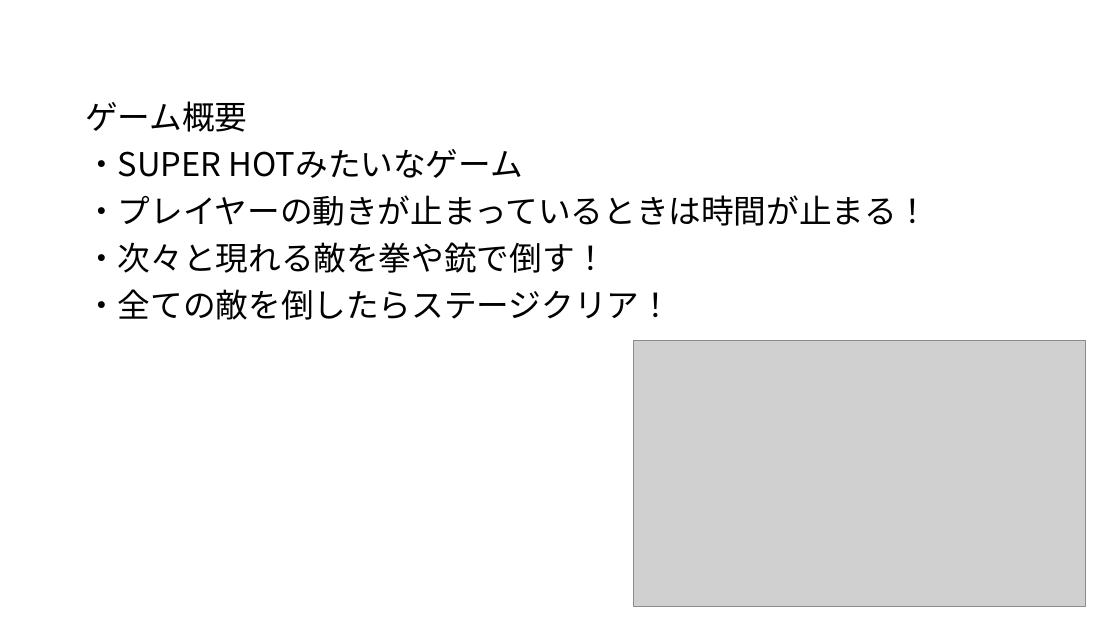
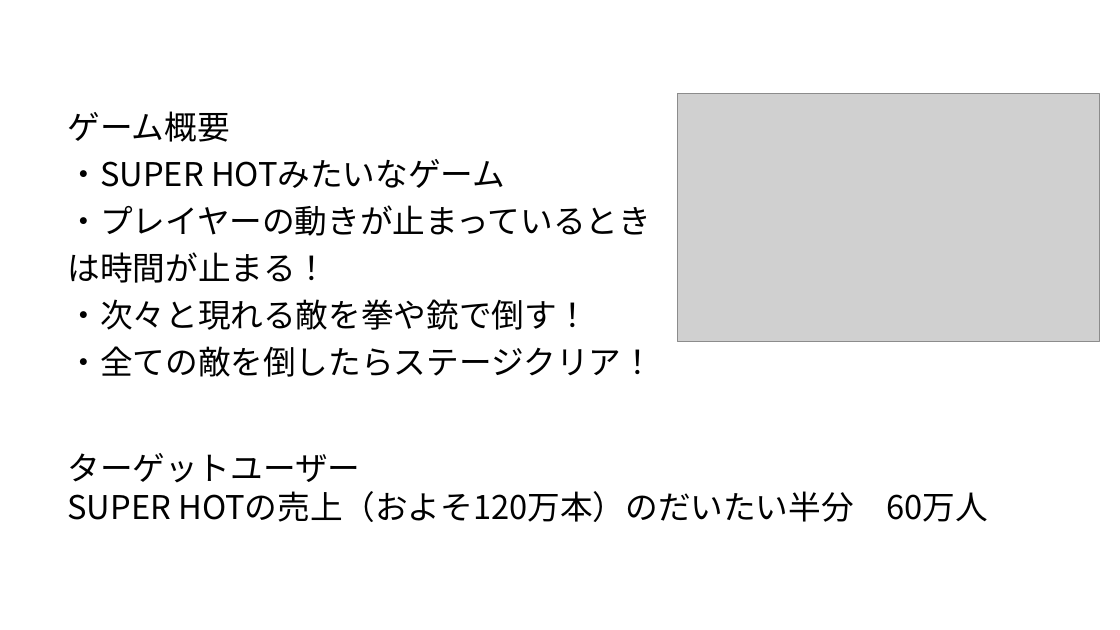
Before and after one commit to kubotananato/koukiteam, a slide deck: slide 4 of 企画書.pptx (slide 3 before the commit). Drawn at 1120x630 pixels with LibreOffice and Linux fonts; fonts in the diff are those of the drawing; grey boxes stand for pictures. Boxes give left, top, right and bottom in pixels: in the first picture for what was removed or moved away, otherwise in the second. Text is boxed around its words. In the diff, an @@ line names an element or a change of style, - is before the commit and + after.

Commit message:
up

```diff
--- a/企画書.pptx
+++ b/企画書.pptx
@@ text "ゲーム概要": place and size @@
-text "ゲーム概要" at box(85, 101, 929, 320)
+text "ゲーム概要" at box(68, 111, 655, 377)
@@ picture: place and size @@
-picture at box(634, 340, 1086, 607)
+picture at box(677, 94, 1099, 342)
@@ text at box(68, 205, 651, 283): text changed @@
-・プレイヤーの動きが止まっているときは時間が止まる！
+・プレイヤーの動きが止まっているとき
+は時間が止まる！
@@ text added at box(67, 453, 987, 522), 28 pt, text #000000 @@
+ターゲットユーザー
+SUPER HOTの売上（およそ120万本）のだいたい半分 60万人
```
Also in this commit, not shown: 2 other slides changed, 1 slide added, 1 slide removed.
